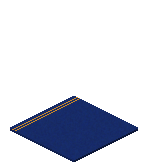
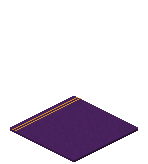
Two versions of the same layered image (148×164). Layer-by-layer changes:
removed layer "Layer 6" over [10, 96, 138, 162]
added layer "레이어 1" above "색조/채도 1" over [12, 97, 82, 132]
added layer "Iso_Deco_Ground_Carpet_Blue_08" over [10, 96, 138, 162]
